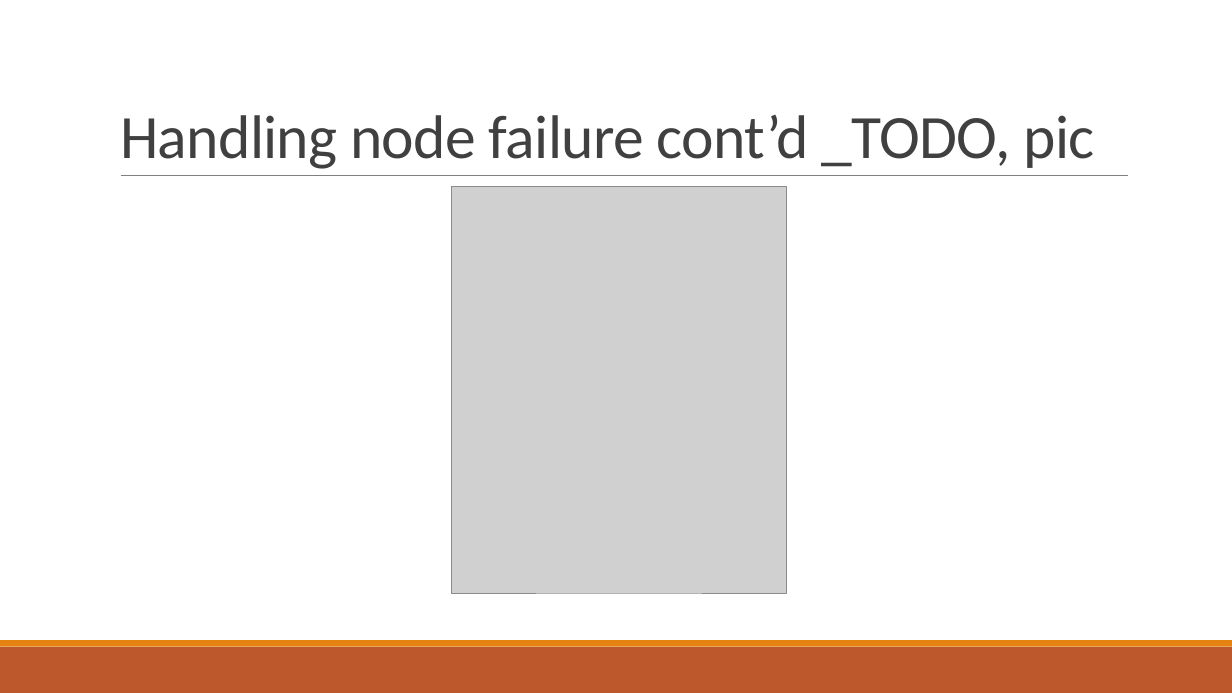
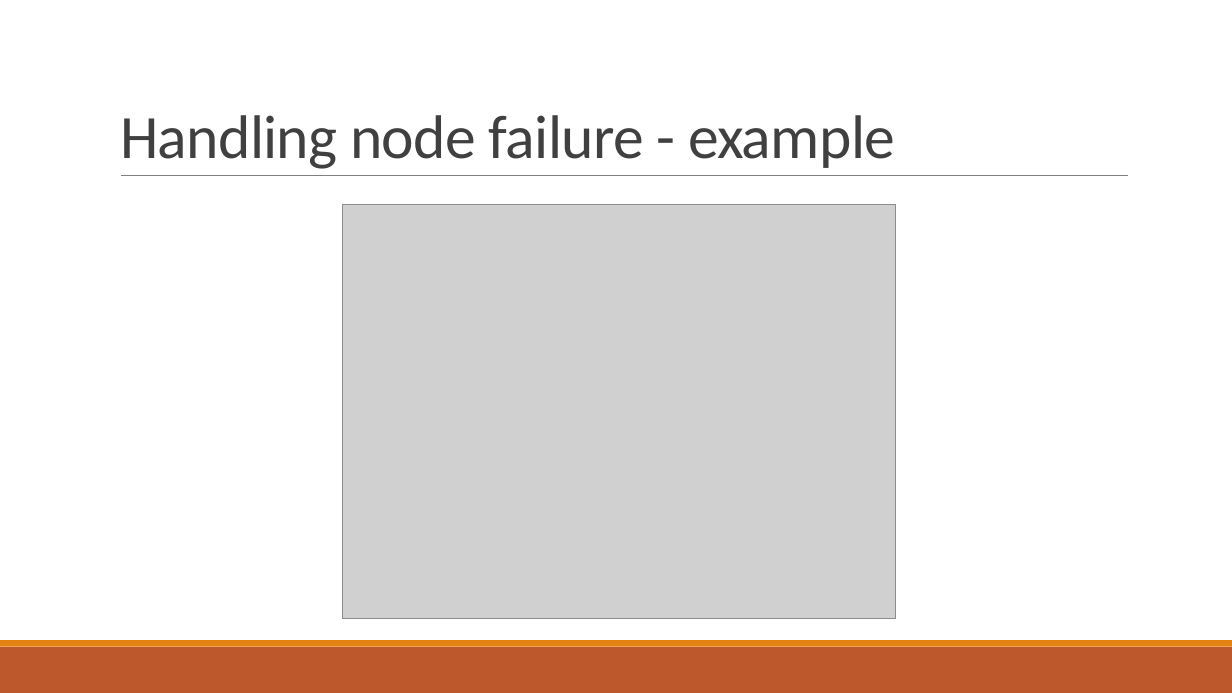
Before and after one commit to PStahl/master_thesis, a slide deck: slide 27 of presentation/presentation2.pptx (slide 29 before the commit). Drawn at 1232x693 pixels with LibreOffice and Linux fonts; fonts in the diff are those of the drawing; grey boxes stand for pictures. Boxes give left, top, right and bottom in pixels: in the first picture for what was removed or moved away, otherwise in the second. Text is boxed around its words. In the diff, an @@ line names an element or a change of style, - is before the commit and + after.

```diff
--- a/presentation/presentation2.pptx
+++ b/presentation/presentation2.pptx
@@ title at (x1=120, y1=115, x2=895, y2=169): text changed @@
-Handling node failure cont’d _TODO, pic
+Handling node failure - example
@@ picture resized from (x1=452, y1=187, x2=787, y2=593) to (x1=343, y1=204, x2=896, y2=618) @@
```
Also in this commit, not shown: 5 other slides changed, 1 slide removed.
